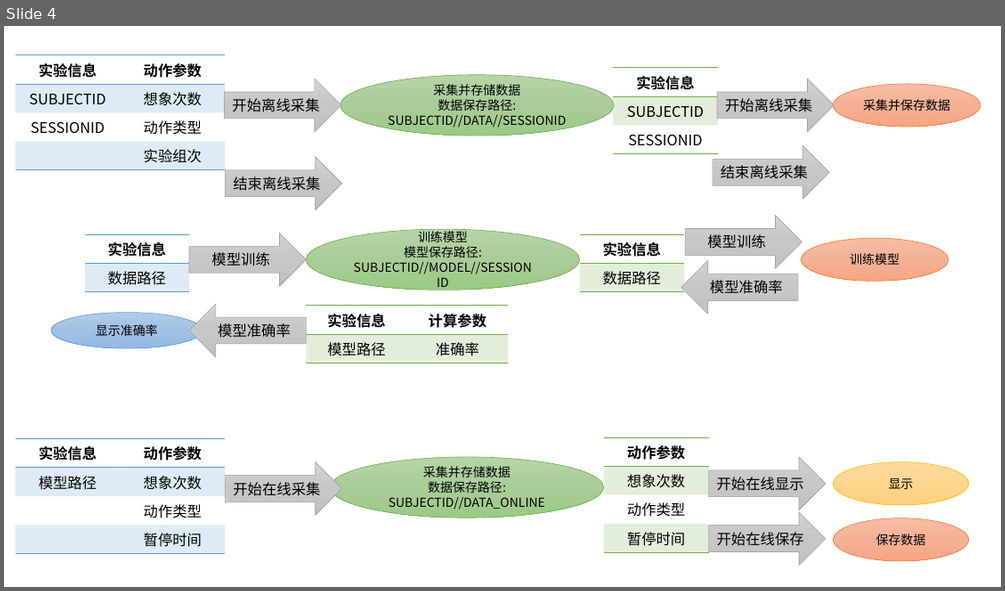
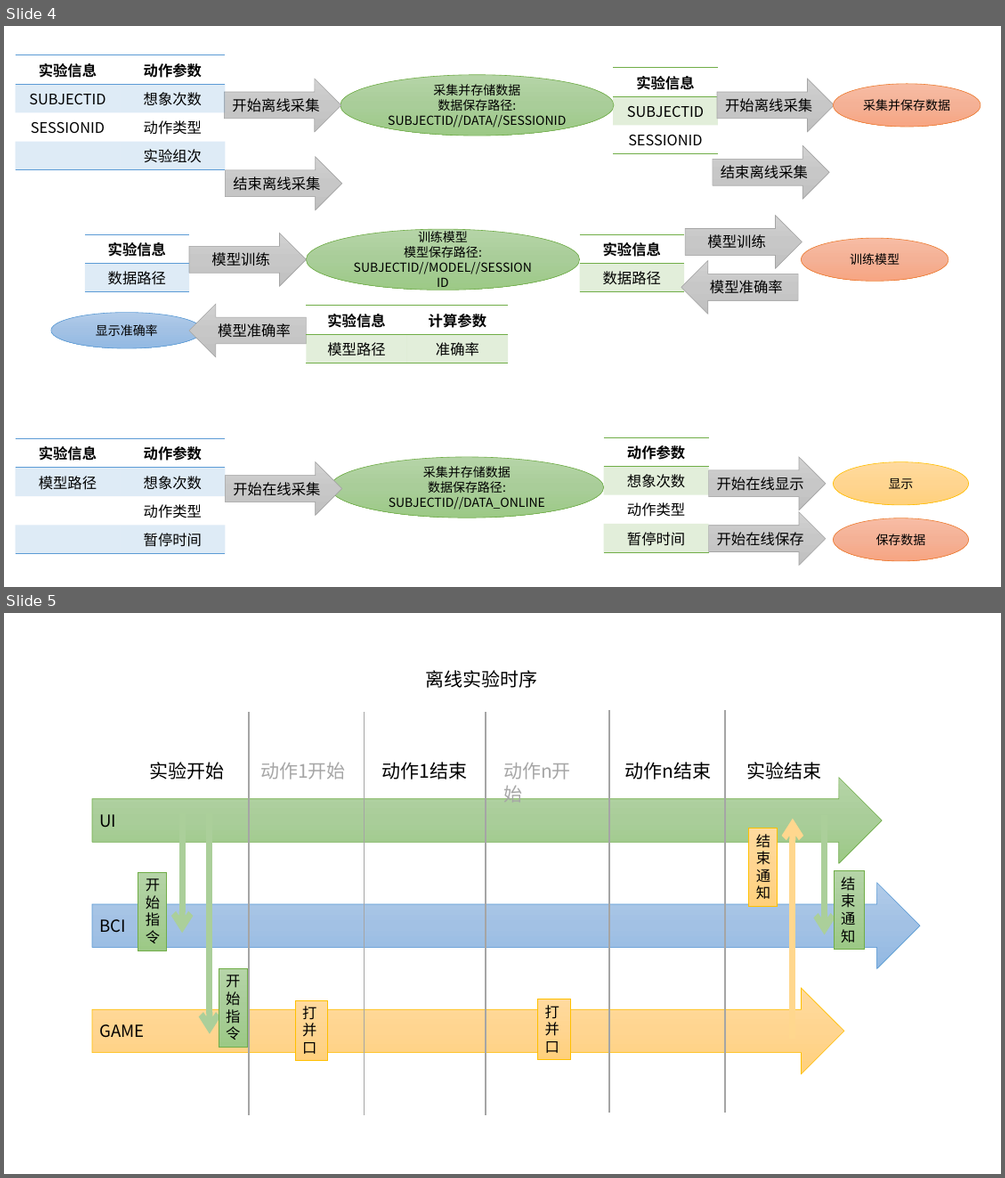
Before and after one commit to listenzcc/distributed_workers, a slide deck: structure.pptx. Shown one above the other, each under a label of ours: slide 4 before the commit, slides 4 and 5 after it. The pictures are 1005x591 and 1005x1178 pixels, drawn with LibreOffice and Linux fonts; fonts in the diff are those of the drawing. Boxes give left, top, right and bottom in pixels: in the first picture for what was removed or moved away, otherwise in the second. Text is boxed around its words. In the diff, an @@ line names an element or a change of style, - is before the commit and + after.

```diff
--- a/structure.pptx
+++ b/structure.pptx
@@ slide 5 added at (x1=4, y1=613, x2=1001, y2=1174), background #FFFFFF @@
@@ text added at (x1=425, y1=670, x2=537, y2=688), 18 pt, text #000000 @@
+离线实验时序
@@ line added from (249, 712) to (249, 1115), #A5A5A5 1.5 pt @@
@@ line added from (364, 712) to (364, 1115), #A5A5A5 1.5 pt @@
@@ line added from (485, 712) to (485, 1115), #A5A5A5 1.5 pt @@
@@ line added from (609, 710) to (609, 1112), #A5A5A5 1.5 pt @@
@@ line added from (725, 710) to (725, 1112), #A5A5A5 1.5 pt @@
@@ text added at (x1=149, y1=762, x2=224, y2=779), 18 pt, text #000000 @@
+实验开始
@@ text added at (x1=260, y1=762, x2=346, y2=779), 18 pt, text #A6A6A6 @@
+动作1开始
@@ text added at (x1=382, y1=762, x2=468, y2=779), 18 pt, text #000000 @@
+动作1结束
@@ text added at (x1=503, y1=763, x2=571, y2=779), 18 pt, text #A6A6A6 @@
+动作n开始
@@ text added at (x1=625, y1=762, x2=712, y2=779), 18 pt, text #000000 @@
+动作n结束
@@ text added at (x1=747, y1=762, x2=822, y2=779), 18 pt, text #000000 @@
+实验结束
@@ right arrow added at (x1=92, y1=778, x2=882, y2=863), fill gradient #B5D5A7 to #AACE9A to #9CC987, outline #70AD47 0.5 pt, 16 pt, text #000000 @@
+UI
@@ arrow added from (182, 813) to (182, 933), #ABCF9A 6 pt @@
@@ arrow added from (210, 813) to (210, 1034), #ABCF9A 6 pt @@
@@ arrow added from (793, 1039) to (793, 819), #FFD78E 6 pt @@
@@ arrow added from (825, 815) to (825, 934), #ABCF9A 6 pt @@
@@ rectangle added at (x1=749, y1=828, x2=777, y2=906), fill gradient #FFDB9E to #FFD590 to #FFD07C, outline #FFC000 0.5 pt, 14 pt, text #000000 @@
+结束通知
@@ rectangle added at (x1=138, y1=873, x2=166, y2=950), fill gradient #B5D5A7 to #AACE9A to #9CC987, outline #70AD47 0.5 pt, 14 pt, text #000000 @@
+开始指令
@@ rectangle added at (x1=833, y1=871, x2=864, y2=949), fill gradient #B5D5A7 to #AACE9A to #9CC987, outline #70AD47 0.5 pt, 14 pt, text #000000 @@
+结束通知
@@ right arrow added at (x1=92, y1=883, x2=920, y2=969), fill gradient #B1CBE9 to #A3C1E5 to #93B9E4, outline #5B9BD5 0.5 pt, 16 pt, text #000000 @@
+BCI
@@ rectangle added at (x1=218, y1=969, x2=247, y2=1046), fill gradient #B5D5A7 to #AACE9A to #9CC987, outline #70AD47 0.5 pt, 14 pt, text #000000 @@
+开始指令
@@ right arrow added at (x1=92, y1=988, x2=844, y2=1074), fill gradient #FFDB9E to #FFD590 to #FFD07C, outline #FFC000 0.5 pt, 16 pt, text #000000 @@
+GAME
@@ rectangle added at (x1=295, y1=1000, x2=328, y2=1061), fill gradient #FFDB9E to #FFD590 to #FFD07C, outline #FFC000 0.5 pt, 14 pt, text #000000 @@
+打并口
@@ rectangle added at (x1=538, y1=999, x2=571, y2=1060), fill gradient #FFDB9E to #FFD590 to #FFD07C, outline #FFC000 0.5 pt, 14 pt, text #000000 @@
+打并口
```
Also in this commit, not shown: 1 other slide added, 2 other files.
